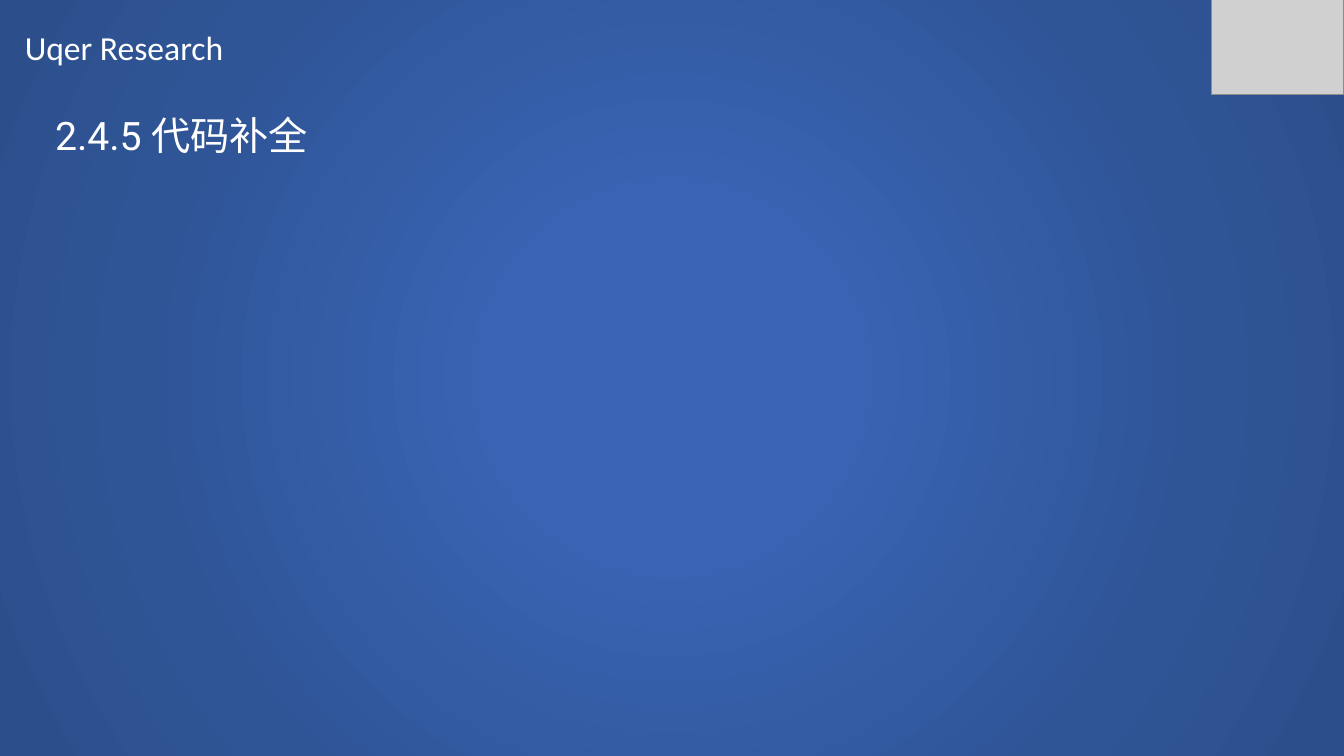
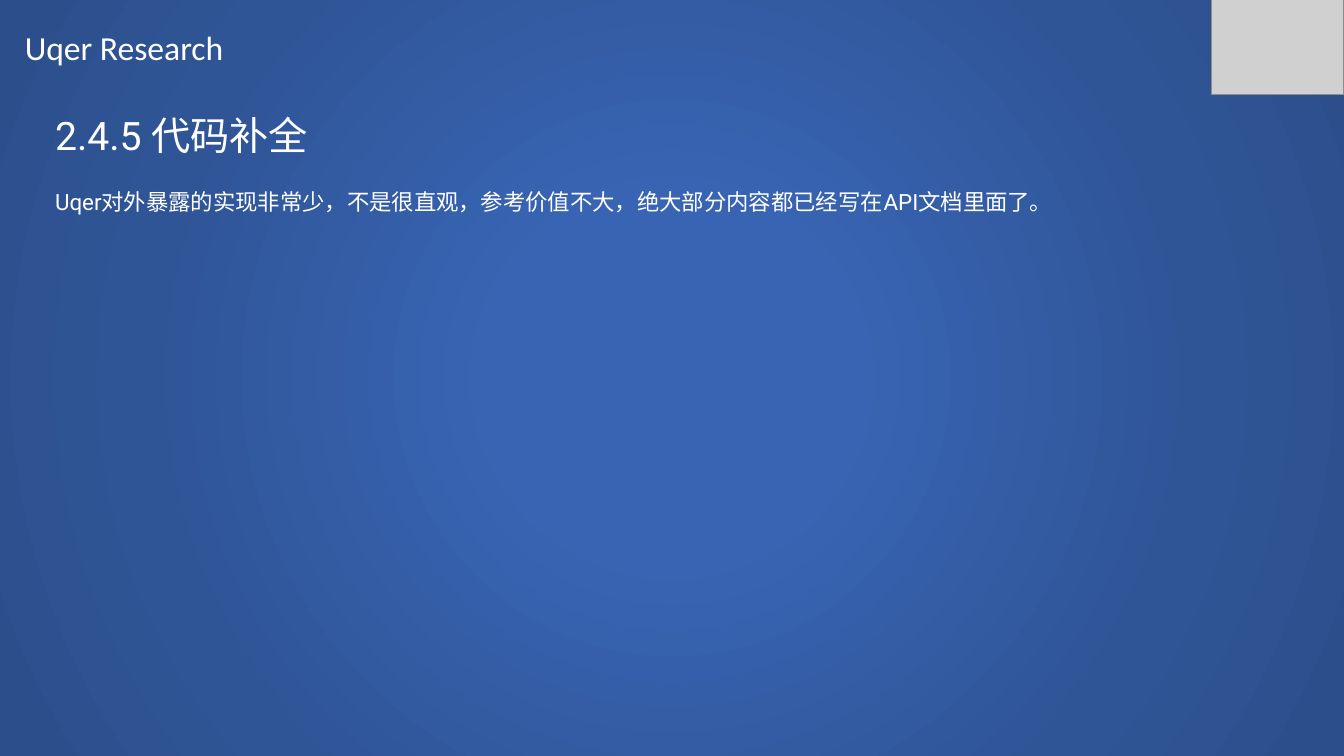
Before and after one commit to SCITLAS/Stellar, a slide deck: slide 35 of Stellar_0.1/documents/research/uqer_research.pptx (slide 34 before the commit). Drawn at 1344x756 pixels with LibreOffice and Linux fonts; fonts in the diff are those of the drawing; grey boxes stand for pictures. Boxes give left, top, right and bottom in pixels: in the first picture for what was removed or moved away, otherwise in the second. Text is boxed around its words. In the diff, an @@ line names an element or a change of style, - is before the commit and + after.

```diff
--- a/Stellar_0.1/documents/research/uqer_research.pptx
+++ b/Stellar_0.1/documents/research/uqer_research.pptx
@@ text at box(55, 191, 1052, 215): paragraph added @@
+Uqer对外暴露的实现非常少，不是很直观，参考价值不大，绝大部分内容都已经写在API文档里面了。
```
Also in this commit, not shown: 1 other slide changed, 1 slide added.
